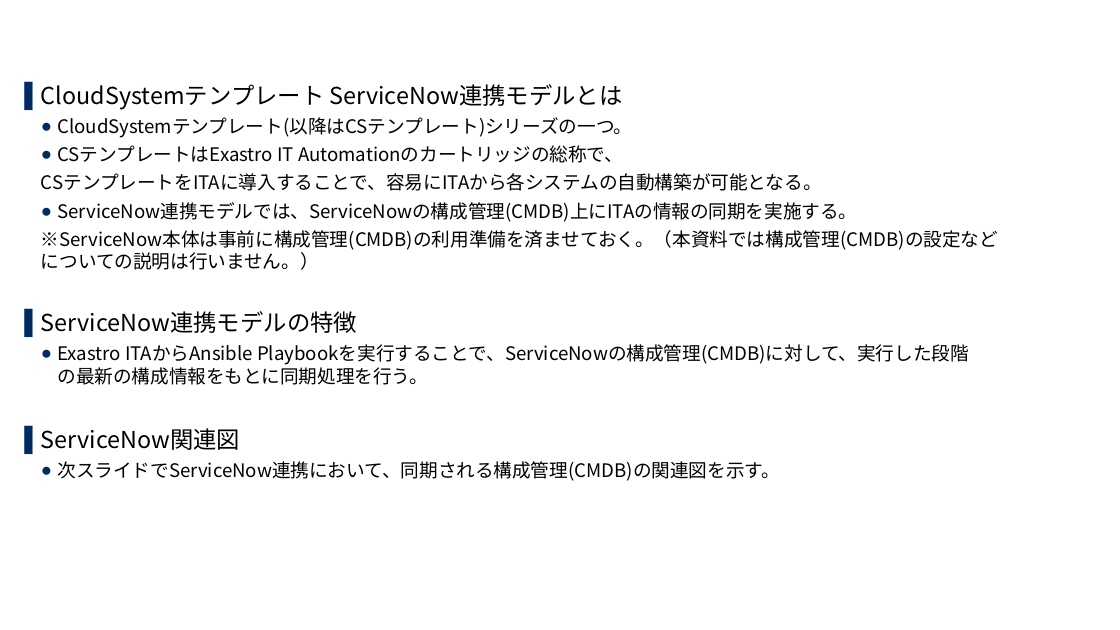
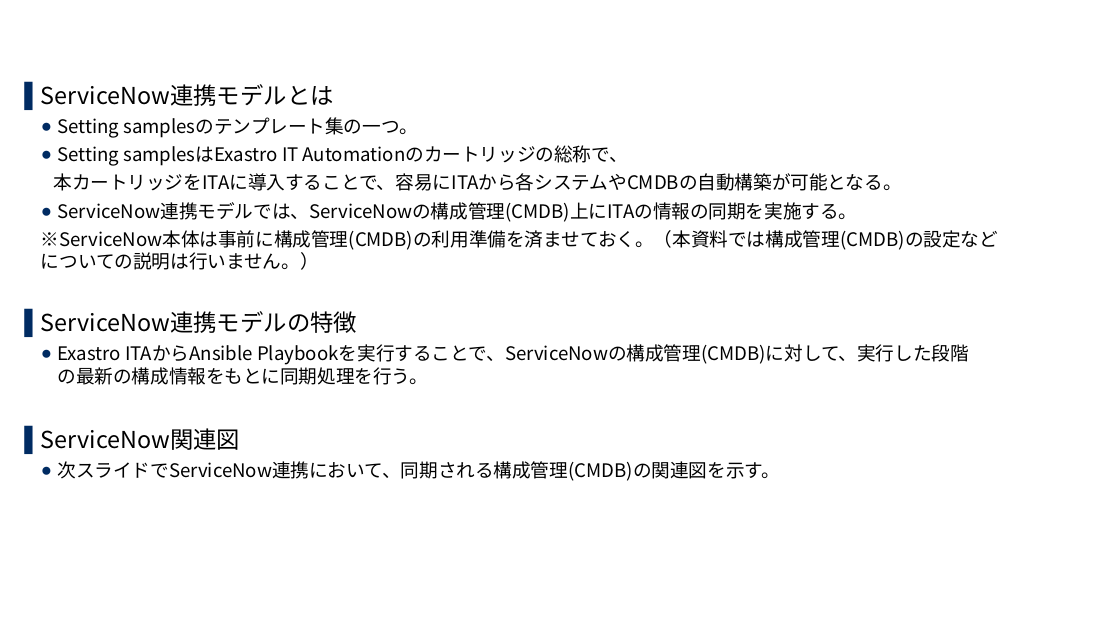
Before and after one commit to exastro-suite/SettingSamples-ServiceNow, a slide deck: slide 4 of docs/setting-samples-servicenow-install_ja.pptx. Drawn at 1120x630 pixels with LibreOffice and Linux fonts; fonts in the diff are those of the drawing; background and template pictures are left out. Boxes give left, top, right and bottom in pixels: in the first picture for what was removed or moved away, otherwise in the second. Text is boxed around its words. In the diff, an @@ line names an element or a change of style, - is before the commit and + after.

```diff
--- a/docs/setting-samples-servicenow-install_ja.pptx
+++ b/docs/setting-samples-servicenow-install_ja.pptx
@@ text at <box>41,84,901,191</box>: text changed @@
-▌ CloudSystemテンプレート ServiceNow連携モデルとは
-  ● CloudSystemテンプレート(以降はCSテンプレート)シリーズの一つ。
-  ● CSテンプレートはExastro IT Automationのカートリッジの総称で、
-  CSテンプレートをITAに導入することで、容易にITAから各システムの自動構築が可能となる。
+▌ ServiceNow連携モデルとは
+  ● Setting samplesのテンプレート集の一つ。
+  ● Setting samplesはExastro IT Automationのカートリッジの総称で、
+  本カートリッジをITAに導入することで、容易にITAから各システムやCMDBの自動構築が可能となる。
```
Also in this commit, not shown: 2 other slides changed, 1 other file.
